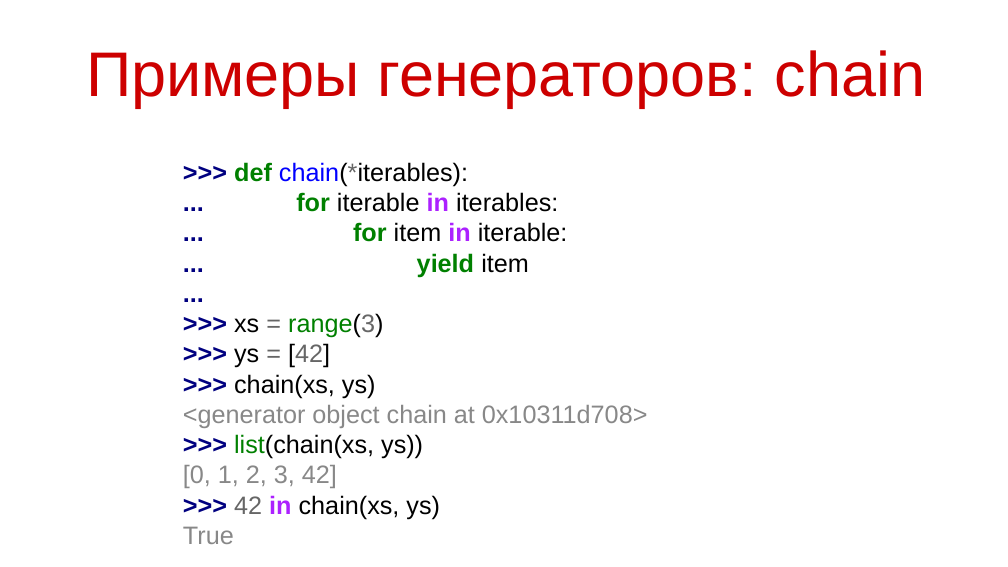
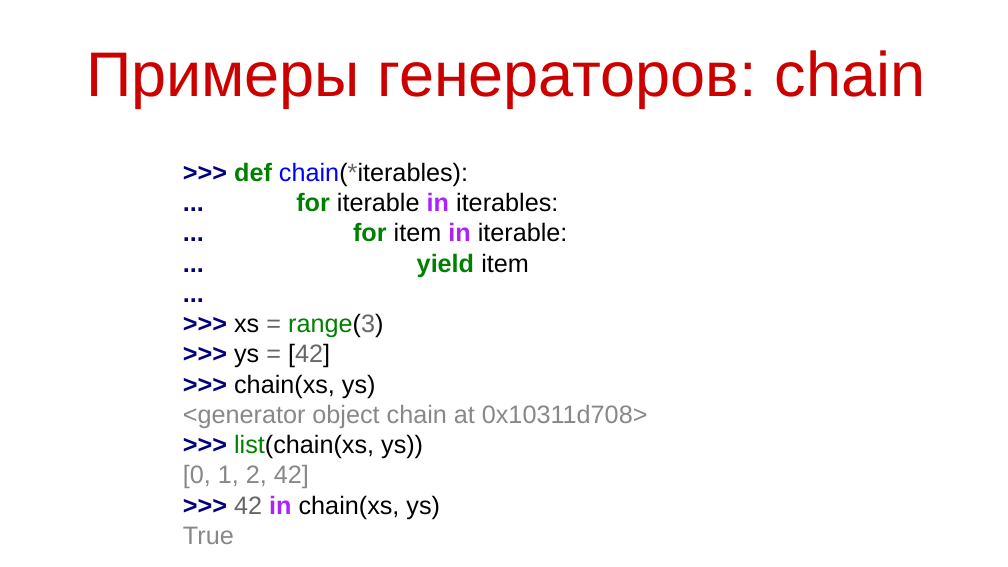
Before and after one commit to maxchv/LearnPython, a slide deck: slide 19 of week09/iteratorsgenerators.pptx. Drawn at 1008x567 pixels with LibreOffice and Linux fonts; fonts in the diff are those of the drawing. Boxes give left, top, right and bottom in pixels: in the first picture for what was removed or moved away, otherwise in the second. Text is boxed around its words. In the diff, an @@ line names an element or a change of style, - is before the commit and + after.

Commit message:
исправлены ошибки?

```diff
--- a/week09/iteratorsgenerators.pptx
+++ b/week09/iteratorsgenerators.pptx
@@ text at box(183, 465, 309, 488): text changed @@
-[0, 1, 2, 3, 42]
+[0, 1, 2, 42]
```
